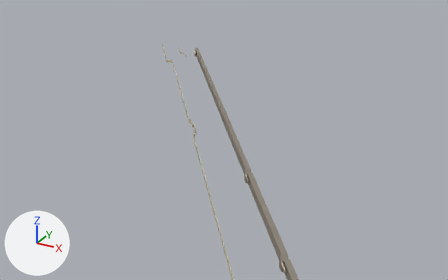
The glTF model gibraltar/data/build/tiles/T_W3_N0/walls.glb: old version first, new version second.
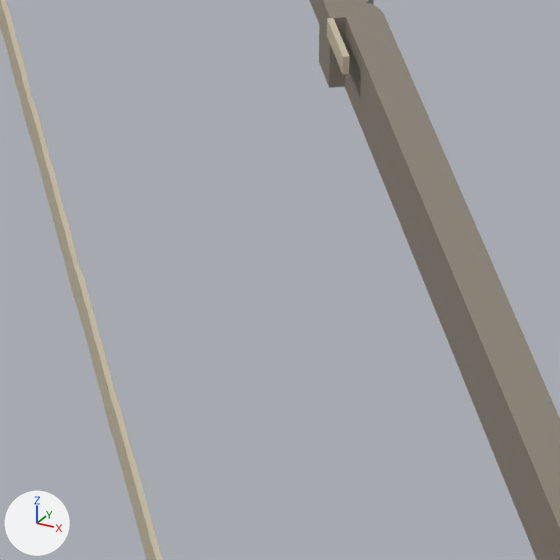
Old and new are each drawn whole from a 50 mm camera at (567.5, -99.6, 168.9) aimed at (376.5, 247.6, -4.6) and again close up on the part from 45% to 61% of the width and 61% to 87% of the height. Arrows for +X, +Y and +Z are at lower left; the lights stay in place. The first two pictures are the older version. Vertices at exactly the same position are counted once.

In view in the first close-up: 'T_W3_N0_walls'.
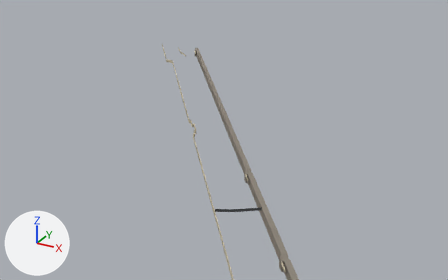
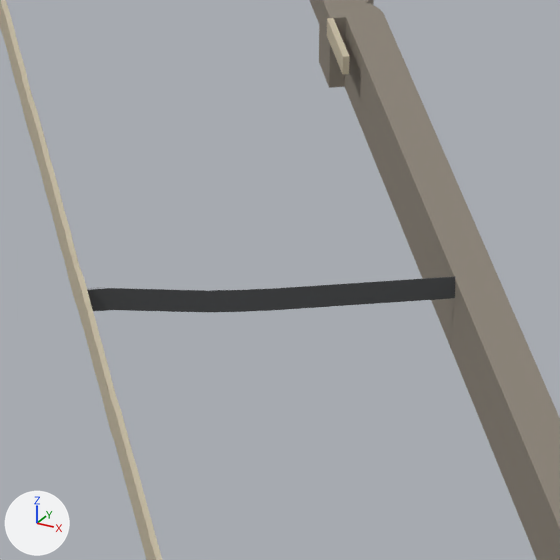
Where the change shows, as pixel boxes (x1, y1, x2, y2) in the close-ups (560 x 560 px):
part 1 of me_t_w3_n0_walls, added: after (81, 276, 455, 312)

The change, as a diff of the scene's bpy script:
```diff
--- a/gibraltar/data/build/tiles/T_W3_N0/walls.glb.py
+++ b/gibraltar/data/build/tiles/T_W3_N0/walls.glb.py
@@ me_t_w3_n0_walls @@
 # used by ob_t_w3_n0_walls; location = (0.0, 0.0, 0.0)
-me_t_w3_n0_walls.from_pydata(...)  # 2287 vertices, 3130 faces; spans x 210.0..500.0, y 51.0..425.0, z -4.0..4.0
+me_t_w3_n0_walls.from_pydata(...)  # 2360 vertices, 3228 faces; spans x 210.0..500.0, y 51.0..425.0, z -4.0..4.0
+# me_t_w3_n0_walls part 1: a new loose piece of 73 vertices spanning x 424.0..445.0, y 149.0..165.0, z 0.0..3.0, in mat_m_wall
+# other edits to the shape of me_t_w3_n0_walls do not show in these pictures
 me_t_w3_n0_walls.materials.append(mat_m_wall)
```
